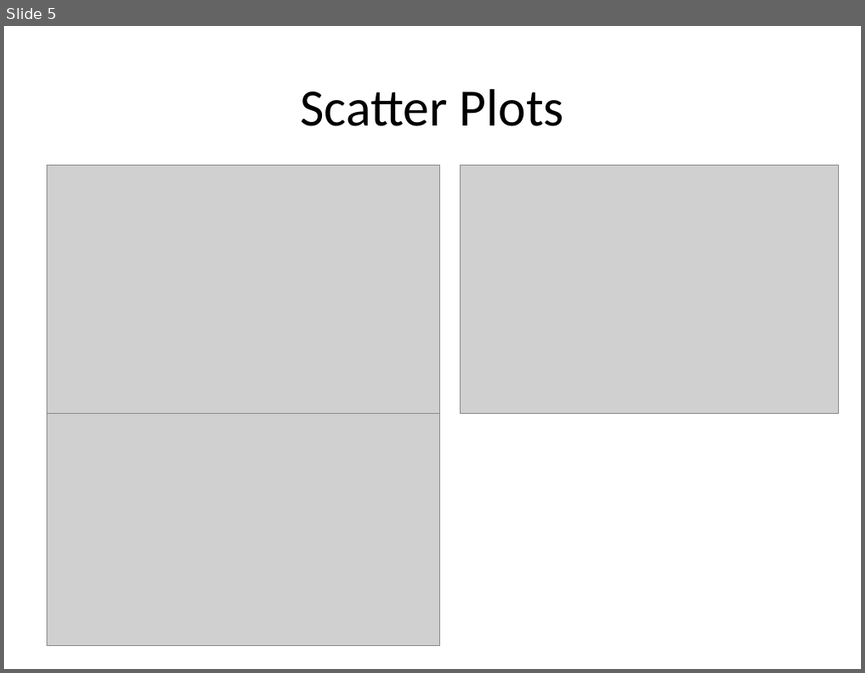
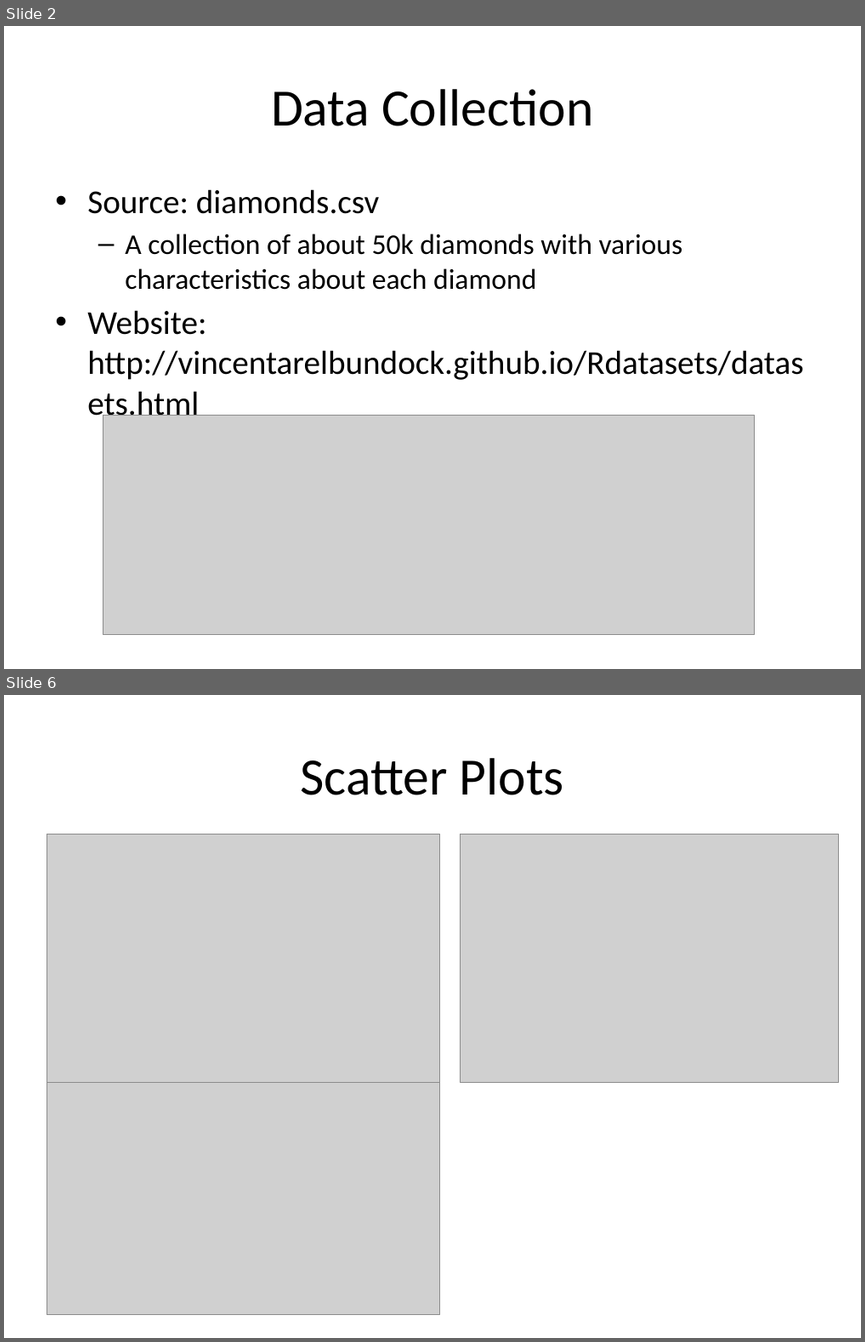
Before and after one commit to datadave/GADS9-NYC-Spring2014-Students, a slide deck: lab_submissions/project01/rtalbot/Project01-Presentation.pptx. Shown one above the other, each under a label of ours: slide 5 before the commit, slides 2 and 6 after it; the slides between them are not shown. The pictures are 865x673 and 865x1342 pixels, drawn with LibreOffice and Linux fonts; fonts in the diff are those of the drawing; grey boxes stand for pictures. Boxes give left, top, right and bottom in pixels: in the first picture for what was removed or moved away, otherwise in the second. Text is boxed around its words. In the diff, an @@ line names an element or a change of style, - is before the commit and + after.

```diff
--- a/lab_submissions/project01/rtalbot/Project01-Presentation.pptx
+++ b/lab_submissions/project01/rtalbot/Project01-Presentation.pptx
@@ slide 2 added at (x1=4, y1=26, x2=861, y2=669), background #FFFFFF @@
@@ title added at (x1=271, y1=89, x2=593, y2=126), 44 pt, text #000000 @@
+Data Collection
@@ text added at (x1=87, y1=189, x2=803, y2=423), 28 pt, text #000000 @@
+• Source: diamonds.csv
+  – A collection of about 50k diamonds with various characteristics about each diamond
+• Website: http://vincentarelbundock.github.io/Rdatasets/datasets.html
@@ picture added at (x1=103, y1=415, x2=755, y2=635) @@
@@ what was slide 5 is now slide 6 @@
```
Also in this commit, not shown: 2 slides changed, 3 other slides added, 2 slides removed, 1 other file.
